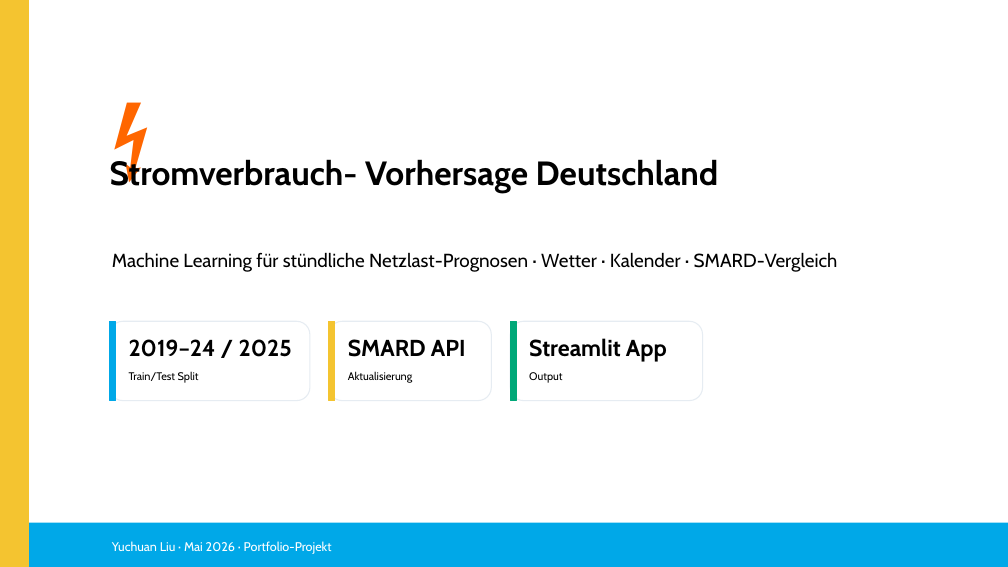
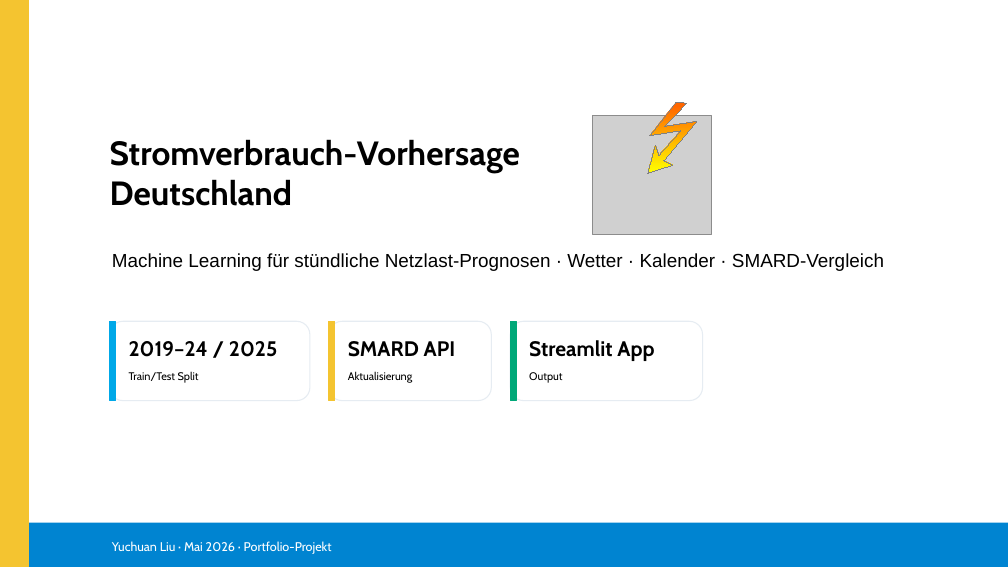
Before and after one commit to SW-oasen/electricity_price_forecast, a slide deck: slide 1 of presentation/orig/Stromverbrauch_Vorhersagen_v2.odp. Drawn at 1008x567 pixels with LibreOffice and Linux fonts; fonts in the diff are those of the drawing; grey boxes stand for pictures. Boxes give left, top, right and bottom in pixels: in the first picture for what was removed or moved away, otherwise in the second. Text is boxed around its words. In the diff, an @@ line names an element or a change of style, - is before the commit and + after.

```diff
--- a/presentation/orig/Stromverbrauch_Vorhersagen_v2.odp
+++ b/presentation/orig/Stromverbrauch_Vorhersagen_v2.odp
@@ text removed at (111, 89, 167, 177) @@
-⚡
@@ picture added at (592, 115, 711, 234) @@
@@ freeform shape added at (648, 102, 697, 173), fill gradient #FF6600 to #FFFF00, outline #808080 0 pt @@
@@ text at (110, 139, 520, 206): text changed @@
-Stromverbrauch- Vorhersage Deutschland
+Stromverbrauch-Vorhersage
+Deutschland
@@ text "Machine Learning für stündliche Netzlast-Prognosen ..." at (112, 253, 884, 271): font Cabin to Arial @@
@@ size 22 to 20 pt in 3 elements at (129, 341, 277, 357), (348, 341, 456, 357), (529, 340, 654, 361) @@
@@ rectangle at (29, 523, 1008, 567): fill #00A8E8 to #0084D1 @@
```
Also in this commit, not shown: 11 other slides changed, 20 other files.
